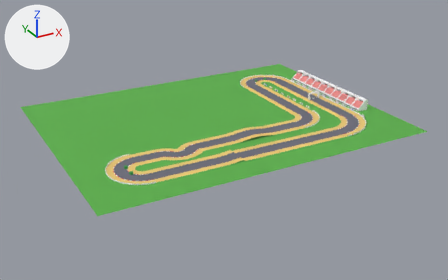
The glTF model assets/tracks/brands-patch/brands-patch.glb, before and after one commit.
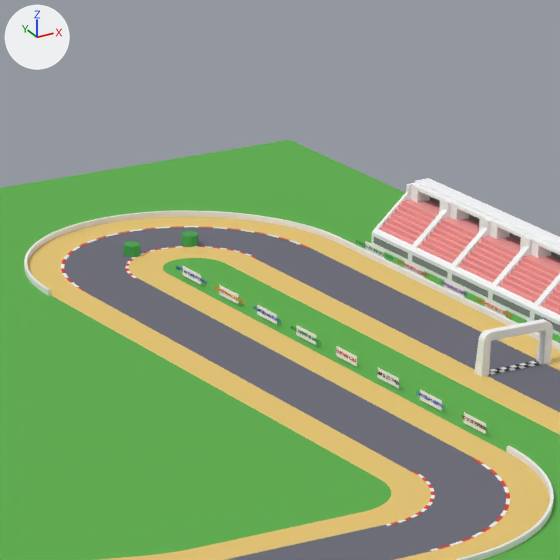
The first picture shows the older version from a camera (50 mm lens) standing at (-316.0, -516.0, 232.0) and looking at (-40.0, -14.0, -19.0). The close-ups show the older and then the newer version on the part from 53% to 72% of the width and 15% to 45% of the height of that picture. Only the edits that show in the close-ups are written down. Arrows for +X, +Y and +Z are at upper left; the lights stay in place. Where no turn or scale is listed for an object, it has been applied to the vertices.

The first close-up shows 'Asphalt', 'Gantry', 'Grandstand.06', 'Grandstand.07', 'Grandstand.08', 'Grandstand.09', 'Grass', 'SandLeft', 'SandRight', 'Wall.00', 'Wall.01', 'Wall.02' and 36 more.
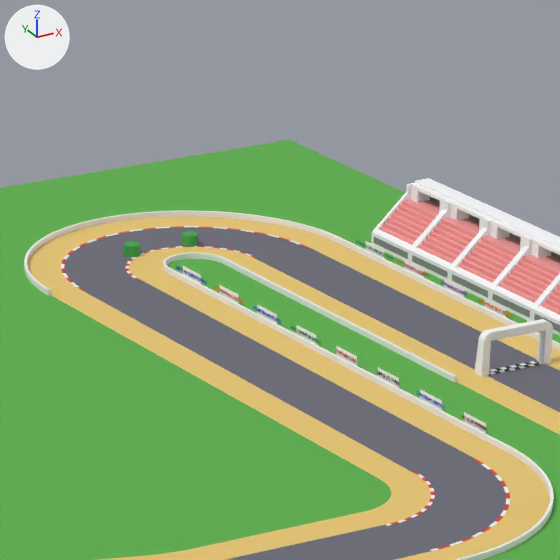
Edits to the bpy script that builds the scene:
```text
Add me_wall_05:
    me_wall_05.from_pydata(...)  # 912 vertices, 1366 faces; spans x 56.0..68.0, y -30.0..76.0, z -0.1..0.9
    me_wall_05.materials.append(mat_wall)  # white #f0f0f0
Add ob_wall_05:
    ob_wall_05 = bpy.data.objects.new('Wall.05', me_wall_05)
    ob_wall_05.location = (0.0, 0.0, 0.0)
```

Where the change shows, as pixel boxes [x1, y1, x2, y2] in the close-ups (560 x 560 px):
'Wall.05', added: after [163, 252, 509, 452]
